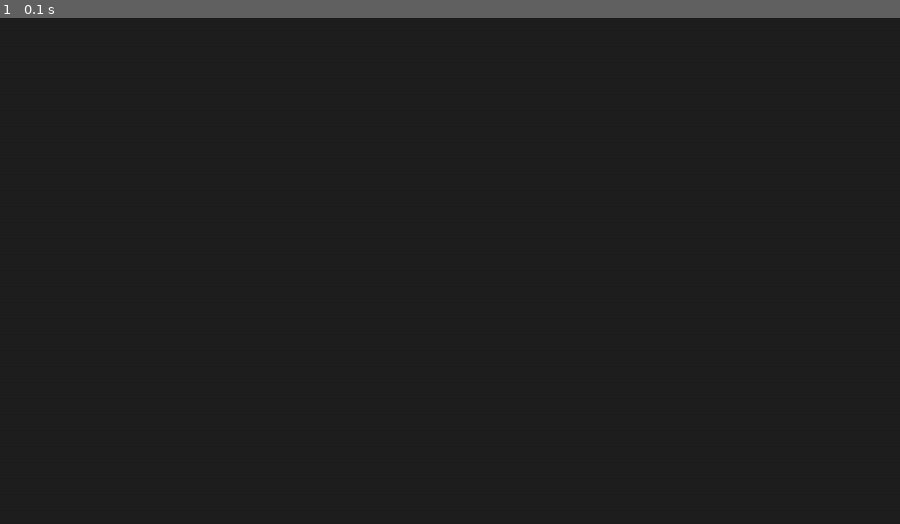
Above: before the commit, frame 1.
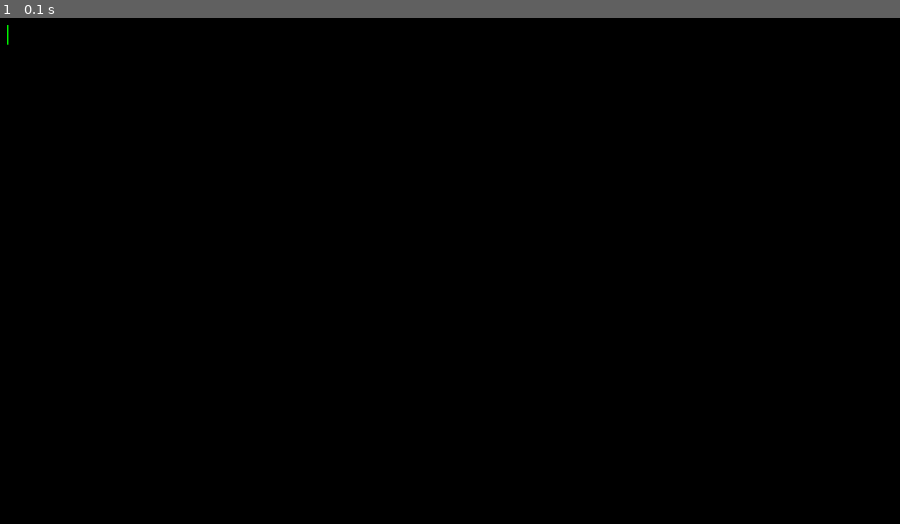
Above: after the commit, the same moment.

Repository: KentaF1202/Pygame_UI
Game: pygame game, started from main.py
Two runs of this game, one before a commit and one after it. Both use one fixed random seed, a clock stepped at 60 frames per second and the inputs below.
Inputs:
- Up to frame 1 (0.1 s): no input

The runs differ from the first frame. In frame 1, 100% of the frame differs, in the area x 0-100%, y 0-100%.

Commit message:
one line text editor

Diff:
--- a/configs.py
+++ b/configs.py
@@ -6,7 +6,7 @@
 
 # Screen Variables
 WINDOW_OFFSET_X = 0
-WINDOW_OFFSET_Y = 80
+WINDOW_OFFSET_Y = 0
 
 # Refresh Rate
 FPS = 60  # Set FPS to maximum possible value
@@ -31,8 +31,16 @@
 
 # Fonts
 font_size = 100
-font = pygame.font.SysFont("Ubuntu", font_size)
-text_offset = 5
+font_type = "Ubuntu"
+font = pygame.font.SysFont(font_type, font_size)
+text_font_size = 24
+text_font_type = "Ubuntu"
+text_font = pygame.font.SysFont(text_font_type, text_font_size)
+
+# Text Editor Sizings
+text_margin_x = 10
+text_margin_y = 10
+text_line_spacing = 5
 
 # Button sizing
 button_width = 50
--- a/shapes.py
+++ b/draw.py
@@ -9,29 +9,29 @@
 pygame.init()
 
 #Base Shapes
-def draw_text(surface, text: str, coordinates, font_size = 20, color = cfg.VS_OFF_WHITE, orientation="left"):
+def text(surface, text: str, coordinates, font_size = 20, color = cfg.VS_OFF_WHITE):
     font = pygame.font.SysFont("ubuntu", font_size)
     text_surface = font.render(text, True, color)
     x, y = coordinates
     new_coordinates = (x, y)
-    if orientation == "left":
+    """if orientation == "left":
         text_rectangle = surface.get_rect(topleft=(new_coordinates))
     else:
         text_rectangle = surface.get_rect(center=(new_coordinates))
+"""
+    surface.blit(text_surface, (x, y))
 
-    surface.blit(text_surface, text_rectangle)
-
-def draw_rectangle(surface, coordinates, rectangle_width, rectangle_height, border=0, color= cfg.BLACK):
-    rect_object = (coordinates[0], coordinates[1], rectangle_width, rectangle_width)
+def rectangle(surface, coordinates, rectangle_width, rectangle_height, border=0, color= cfg.BLACK):
+    rect_object = (coordinates[0], coordinates[1], rectangle_width, rectangle_height)
     pygame.draw.rect(surface, color, rect_object, border)
 
 
-def draw_line(surface, start_pos, end_pos, color = cfg.BLACK):
+def line(surface, start_pos, end_pos, color = cfg.BLACK):
     pygame.draw.line(surface, color, start_pos, end_pos, cfg.line_width)
 
 
 # Advanced shapes
-def draw_node(surface, value, coordinates, rectangle_width, rectangle_height, error = False, highlight = False):
+def node(surface, value, coordinates, rectangle_width, rectangle_height, error = False, highlight = False):
     if(highlight):
         color = cfg.HIGHLIGHT_YELLOW
     elif(error):
@@ -39,13 +39,13 @@
     else:
         color = cfg.WHITE
 
-    draw_rectangle(surface, coordinates, rectangle_width, rectangle_height, 0, color)
-    draw_rectangle(surface, coordinates, rectangle_width, rectangle_height, 2, cfg.BLACK)
-    draw_text(surface, f"{value}", (coordinates[0] + cfg.text_offset, coordinates[1] + cfg.text_offset))
+    rectangle(surface, coordinates, rectangle_width, rectangle_height, 0, color)
+    rectangle(surface, coordinates, rectangle_width, rectangle_height, 2, cfg.BLACK)
+    text(surface, f"{value}", (coordinates[0] + cfg.text_offset, coordinates[1] + cfg.text_offset))
 
-def draw_arrow_bidirect(surface, start_pos, end_pos, color=cfg.BLACK):
+def arrow_bidirect(surface, start_pos, end_pos, color=cfg.BLACK):
     #Draw the line
-    draw_line(surface, start_pos, end_pos, color)
+    line(surface, start_pos, end_pos, color)
 
     #Find arrow head points
     angle1 = math.atan2((end_pos[1]-start_pos[1]),(end_pos[0]-start_pos[0]))
@@ -67,16 +67,16 @@
     d_pos = (xd, yd)
 
     #Draw the arrow head
-    draw_line(surface, start_pos, a_pos, color)
-    draw_line(surface, start_pos, b_pos, color)
+    line(surface, start_pos, a_pos, color)
+    line(surface, start_pos, b_pos, color)
 
-    draw_line(surface, end_pos, c_pos, color)
-    draw_line(surface, end_pos, d_pos, color)
+    line(surface, end_pos, c_pos, color)
+    line(surface, end_pos, d_pos, color)
 
 
-def draw_arrow(surface, start_pos, end_pos, color=cfg.BLACK):
+def arrow(surface, start_pos, end_pos, color=cfg.BLACK):
     #Draw the line
-    draw_line(surface, start_pos, end_pos, color)
+    line(surface, start_pos, end_pos, color)
 
     #Find arrow head points
     angle2 = math.atan2((start_pos[1]-end_pos[1]),(start_pos[0]-end_pos[0]))
@@ -88,5 +88,5 @@
     yd = end_pos[1] + (cfg.arrow_head_distance*math.sin(angle2-math.pi/4))
     d_pos = (xd, yd)
 
-    draw_line(surface, end_pos, c_pos, color)
-    draw_line(surface, end_pos, d_pos, color)
+    line(surface, end_pos, c_pos, color)
+    line(surface, end_pos, d_pos, color)
--- a/main.py
+++ b/main.py
@@ -5,8 +5,8 @@
 
 # File Imports
 import configs as cfg
-#import shapes
-#import text_editor
+import draw
+import text_editor
 
 # Pygame Initialization
 pygame.init()
@@ -15,7 +15,7 @@
 screen_info = pygame.display.Info()
 WIDTH = screen_info.current_w
 HEIGHT = screen_info.current_h
-screen = pygame.display.set_mode((WIDTH, HEIGHT), pygame.RESIZABLE)
+screen = pygame.display.set_mode((WIDTH - cfg.WINDOW_OFFSET_X, HEIGHT - cfg.WINDOW_OFFSET_Y), pygame.RESIZABLE)
 os.environ['SDL_VIDEO_WINDOW_POS'] = f"{cfg.WINDOW_OFFSET_X}, {cfg.WINDOW_OFFSET_Y}"
 
 # Clock for controlling the frame rate
@@ -26,19 +26,34 @@
 def main():
     # Running variables
     running = True
+    capslock = False
+
+    # Initialize surfaces
+    # Text Editor Surface
+    text_editor_rect = (0, 0, WIDTH - cfg.WINDOW_OFFSET_X, HEIGHT - cfg.WINDOW_OFFSET_Y)
+    text_editor_surface = text_editor.Surface(text_editor_rect)
+    text_editor_surface.set_active()
 
     # Game loop
     while running:
-        for event in pygame.event.get():
+        # Event handler
+        events = pygame.event.get()
+        for event in events:
             if event.type == pygame.QUIT:
                 running = False
 
             elif event.type == pygame.KEYDOWN:
                 if event.key == pygame.K_ESCAPE:
                     running = False
+                elif event.key == pygame.K_CAPSLOCK:
+                    capslock = not capslock
 
-        # Fill the screen with a color
-        screen.fill(cfg.VS_GREY)
+        # Pass events to surfaces
+        text_editor_surface.handle_event(events, capslock)
+
+        # Drawing to screen
+        screen.fill(cfg.WHITE)
+        text_editor_surface.draw(screen)
 
         # Update the display
         pygame.display.flip()
--- a/text_editor.py
+++ b/text_editor.py
@@ -0,0 +1,96 @@
+# File Imports
+import pygame
+
+# File Imports
+import configs as cfg
+import draw
+
+# Initialize Pygame
+pygame.init()
+
+# Class for the Text Editor Surface
+class Surface:
+    def __init__(self, rect, placeholder_text=""):
+        self.surface = pygame.Surface((rect[2], rect[3]))
+        self.x = rect[0]
+        self.y = rect[1]
+        self.margin_x = cfg.text_margin_x
+        self.margin_y = cfg.text_margin_y
+        self.line_spacing = cfg.text_line_spacing
+        self.text = [""]
+        self.placeholder_text = placeholder_text
+        self.active = False
+        self.cursor_visible = True
+        self.cursor = [0, 0]
+        self.font_type = cfg.text_font_type
+        self.font_size = cfg.text_font_size
+        self.font = cfg.text_font
+        self.font_color = cfg.GREEN
+        self.background_color = cfg.BLACK
+
+    def set_background_color(self, color):
+        self.background_color = color
+
+    def set_border(self, border_type, border_color, border_thickness):
+        pass
+
+    def set_font(self, font_type="Ubuntu", font_size=24, font_color=cfg.GREEN):
+        self.font_type = font_type
+        self.font_size = font_size
+        self.font = pygame.font.SysFont(self.font_type, self.font_size)
+        self.font_color = font_color
+
+    def set_active(self):
+        self.active = True
+
+    def set_inactive(self):
+        self.active = False
+
+    def draw_border(self):
+        pass
+
+    def draw_text(self):
+        for i, line in enumerate(self.text):
+            draw.text(self.surface, line, (self.margin_x, self.margin_y + (i * (self.font.get_height() + self.line_spacing))), self.font_size, self.font_color)
+
+    def draw_cursor(self):
+        # If the surface is inactive or cursor is not visible, do not draw it
+        if self.active == False or self.cursor_visible == False:
+            return
+
+        if (pygame.time.get_ticks() % 1000 < 500):
+            cursor_x = self.margin_x + (self.font.size(self.text[self.cursor[0]][:self.cursor[1]])[0])
+            cursor_y = self.margin_y + (self.cursor[0] * (self.font.get_height() + self.line_spacing))
+            print(f"font: {self.font}")
+            print(f"font height: {self.font.get_height()}")
+            draw.rectangle(self.surface, (cursor_x, cursor_y), 2, self.font.get_height(), 0, self.font_color)
+
+    def draw(self, screen):
+        self.surface.fill(self.background_color)
+        self.draw_border()
+        self.draw_text()
+        self.draw_cursor()
+        screen.blit(self.surface, (self.x, self.y))
+
+    def handle_event(self, events, capslock):
+        # If the surface is not active, just update and draw the text
+        if self.active == False:
+            self.draw(self.surface)
+            return self.text
+
+        # If the surface is active, handle events
+        for event in events:
+            if event.type == pygame.KEYDOWN:
+                if event.key == pygame.K_ESCAPE:
+                    pass
+                elif event.key == pygame.K_BACKSPACE:
+                    pass
+                elif event.key == pygame.K_RETURN:
+                    pass
+                else:
+                    self.cursor = [self.cursor[0], self.cursor[1] + 1]
+                    self.text[self.cursor[0]] = self.text[self.cursor[0]][:self.cursor[1]] + event.unicode + self.text[self.cursor[0]][self.cursor[1]:]
+
+        # Draw the updated surface
+        self.draw(self.surface)
+        return self.text
